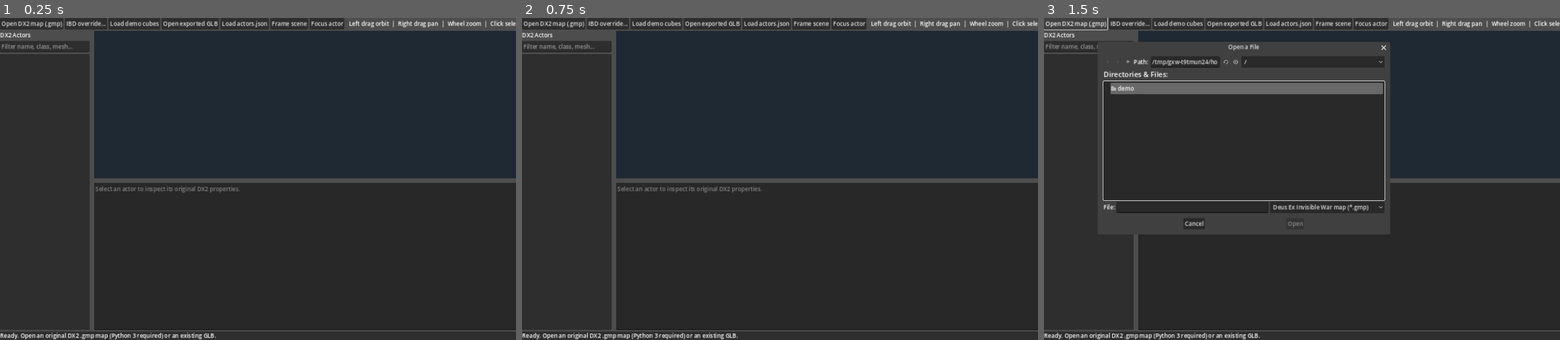
Above: before the commit, frames 1-3 (left to right).
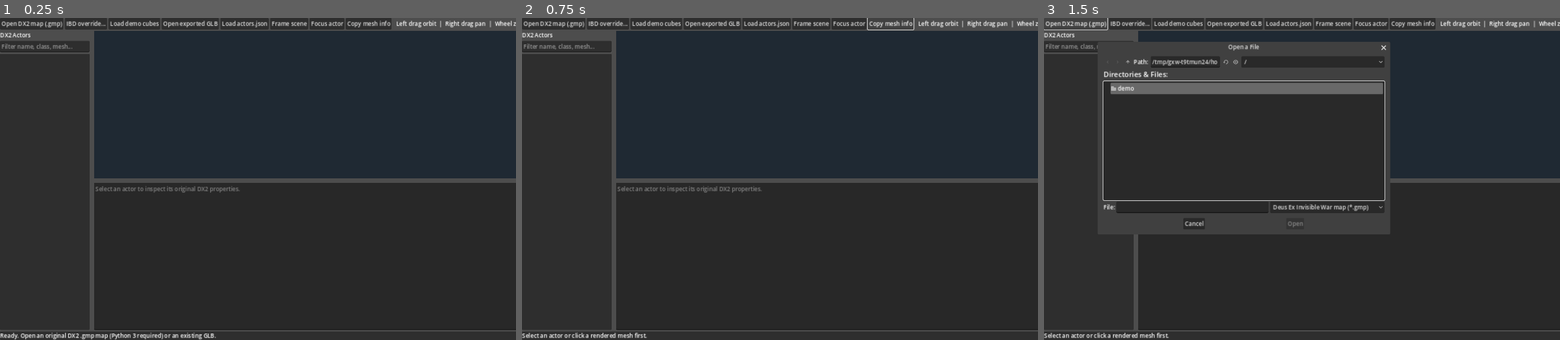
Above: after the commit, the same moments.

Repository: JakX2/Deus-Ex-2-SDK
Game: Godot game, scene res://main.tscn
The game is run twice, just before and just after one commit, with the same random seed, the same clock (stepped at 60 frames per second) and the same inputs.
Inputs (mouse positions are in pixels of both pictures, inside the frame that each line leads up to):
- Up to frame 1 (0.25 s): no input
- Up to frame 2 (0.75 s): click (888, 24) at 0.5 s, where only the run after the commit has a clickable "Copy mesh info"
- Up to frame 3 (1.5 s): click "Open DX2 map (.gmp)" at 1.25 s

The runs differ from the first frame. In frame 1, 0.5% of the frame differs, in the area x 67-100%, y 0-4%; in frame 2, 0.8%; in frame 3, 0.9%, in the area x 0-100%, y 0-100%.

Commit message:
Add source actor transform diagnostics and BSP-aware viewport picking

Diff:
--- a/native_editor/godot_editor/main.gd
+++ b/native_editor/godot_editor/main.gd
@@ -22,6 +22,8 @@
 var visible_actors: Array = []
 var actors_by_name: Dictionary = {}
 var meshes_by_actor: Dictionary = {}
+var all_mesh_instances: Array[MeshInstance3D] = []
+var selected_diagnostic: String = ""
 var selected_mesh: MeshInstance3D
 var selected_actor: Dictionary = {}
 var selected_overlay_original: Material
@@ -84,6 +86,11 @@
     focus_btn.text = "Focus actor"
     focus_btn.pressed.connect(focus_selected)
     toolbar.add_child(focus_btn)
+    var copy_btn := Button.new()
+    copy_btn.text = "Copy mesh info"
+    copy_btn.tooltip_text = "Copy selected DX2 actor/mesh name, original rotation and world bounds for reporting an export issue"
+    copy_btn.pressed.connect(_copy_selection_details)
+    toolbar.add_child(copy_btn)
     var hint := Label.new()
     hint.text = "  Left drag orbit  |  Right drag pan  |  Wheel zoom  |  Click select"
     toolbar.add_child(hint)
@@ -312,6 +319,7 @@
     actors.clear()
     actors_by_name.clear()
     meshes_by_actor.clear()
+    all_mesh_instances.clear()
     visible_actors.clear()
     actor_list.clear()
     scene_bounds_valid = false
@@ -324,6 +332,7 @@
     if node is MeshInstance3D:
         var mesh_node := node as MeshInstance3D
         mesh_count += 1
+        all_mesh_instances.append(mesh_node)
         if mesh_node.mesh != null:
             var box := _mesh_world_aabb(mesh_node)
             if not scene_bounds_valid:
@@ -369,6 +378,65 @@
     if index >= 0 and index < visible_actors.size():
         select_actor(visible_actors[index])
 
+func _format_actor_diagnostic(actor: Dictionary) -> String:
+    var name := str(actor.get("name", "Unknown"))
+    var mesh_data: Variant = actor.get("mesh", {})
+    var mesh_name := "(no static mesh)"
+    var bounds := "(no bounds metadata)"
+    if typeof(mesh_data) == TYPE_DICTIONARY:
+        mesh_name = str(mesh_data.get("name", "(unknown)"))
+        bounds = str(mesh_data.get("bounds", "(unavailable)"))
+    var rotation: Variant = actor.get("rotation", [0, 0, 0])
+    var degrees_text := "(unavailable)"
+    if typeof(rotation) == TYPE_ARRAY and rotation.size() >= 3:
+        degrees_text = "[%0.3f, %0.3f, %0.3f]" % [float(rotation[0]) * 360.0 / 65536.0, float(rotation[1]) * 360.0 / 65536.0, float(rotation[2]) * 360.0 / 65536.0]
+    var lines := [
+        "DX2Ed map geometry diagnostic (read-only)",
+        "Actor: " + name,
+        "Class: " + str(actor.get("class", "Unknown")),
+        "GMP export index: " + str(actor.get("export", "?")),
+        "Mesh resource: " + mesh_name,
+        "GMP position (UE units): " + str([actor.get("x", null), actor.get("y", null), actor.get("z", null)]),
+        "GMP rotation [Pitch, Yaw, Roll] (UE rotator units): " + str(rotation),
+        "Rotation degrees [Pitch, Yaw, Roll]: " + degrees_text,
+        "Mesh local bounds (UE units): " + bounds,
+    ]
+    if meshes_by_actor.has(name):
+        var instance: MeshInstance3D = meshes_by_actor[name]
+        var box := _mesh_world_aabb(instance)
+        lines.append("Godot mesh node: " + str(instance.name))
+        lines.append("Godot global transform: " + str(instance.global_transform))
+        lines.append("Godot world AABB: " + str(box.position) + " size " + str(box.size))
+    else:
+        lines.append("Matching rendered mesh node: not found (may be a logical-only actor)")
+    return "\n".join(lines)
+
+func _format_mesh_diagnostic(mesh_instance: MeshInstance3D) -> String:
+    var box := _mesh_world_aabb(mesh_instance)
+    return "\n".join([
+        "DX2Ed map geometry diagnostic (read-only)",
+        "Rendered mesh node: " + str(mesh_instance.name),
+        "Original DX2 actor metadata: not matched; may be BSP or imported geometry",
+        "Godot global transform: " + str(mesh_instance.global_transform),
+        "Godot world AABB: " + str(box.position) + " size " + str(box.size),
+    ])
+
+func _copy_selection_details() -> void:
+    if selected_diagnostic.is_empty():
+        status_label.text = "Select an actor or click a rendered mesh first."
+        return
+    DisplayServer.clipboard_set(selected_diagnostic)
+    status_label.text = "Copied selection diagnostic to clipboard. Paste it into your bug report."
+
+func _select_mesh_only(mesh_instance: MeshInstance3D) -> void:
+    _clear_selection()
+    selected_mesh = mesh_instance
+    selected_overlay_original = mesh_instance.material_overlay
+    selected_mesh.material_overlay = overlay_material
+    selected_diagnostic = _format_mesh_diagnostic(mesh_instance)
+    inspector.text = selected_diagnostic
+    status_label.text = "Selected scene geometry: " + str(mesh_instance.name) + " (not an actor)"
+
 func select_actor(actor: Dictionary) -> void:
     _clear_selection()
     selected_actor = actor
@@ -377,7 +445,8 @@
         selected_mesh = meshes_by_actor[name]
         selected_overlay_original = selected_mesh.material_overlay
         selected_mesh.material_overlay = overlay_material
-    inspector.text = JSON.stringify(actor, "  ")
+    selected_diagnostic = _format_actor_diagnostic(actor)
+    inspector.text = selected_diagnostic + "\n\n--- ORIGINAL ACTOR PROPERTIES ---\n" + JSON.stringify(actor, "  ")
     status_label.text = "Selected " + name + " | " + str(actor.get("class", "Unknown"))
 
 func _clear_selection() -> void:
@@ -385,6 +454,7 @@
         selected_mesh.material_overlay = selected_overlay_original
     selected_mesh = null
     selected_overlay_original = null
+    selected_diagnostic = ""
     selected_actor = {}
 
 func focus_selected() -> void:
@@ -446,8 +516,8 @@
         get_viewport().set_input_as_handled()
 
 func _pick_actor() -> void:
-    # Meshes do not have collisions. Select using precise world-space bounding boxes.
-    if meshes_by_actor.is_empty():
+    # Prefer actual DX2 actors; BSP bounding boxes can cover large areas.
+    if all_mesh_instances.is_empty():
         return
     var local := view_container.get_local_mouse_position()
     var screen := local * Vector2(world_view.size) / view_container.size
@@ -456,19 +526,31 @@
     var best := INF
     var best_name := ""
     for name in meshes_by_actor:
+        if not actors_by_name.has(name):
+            continue
         var instance: MeshInstance3D = meshes_by_actor[name]
         var distance := _ray_aabb(origin, direction, _mesh_world_aabb(instance))
         if distance >= 0.0 and distance < best:
             best = distance
             best_name = str(name)
-    if best_name != "" and actors_by_name.has(best_name):
+    if best_name != "":
         select_actor(actors_by_name[best_name])
-        # Synchronize with filtered list without triggering the selection signal.
         for index in range(visible_actors.size()):
             if str(visible_actors[index].get("name", "")) == best_name:
                 actor_list.select(index)
                 actor_list.ensure_current_is_visible()
                 break
+        return
+    # Fall back to describing unlinked render/BSP geometry.
+    var fallback_mesh: MeshInstance3D = null
+    var fallback_distance := INF
+    for instance in all_mesh_instances:
+        var distance := _ray_aabb(origin, direction, _mesh_world_aabb(instance))
+        if distance >= 0.0 and distance < fallback_distance:
+            fallback_distance = distance
+            fallback_mesh = instance
+    if is_instance_valid(fallback_mesh):
+        _select_mesh_only(fallback_mesh)
 
 func _ray_aabb(origin: Vector3, direction: Vector3, box: AABB) -> float:
     var entry := -INF
